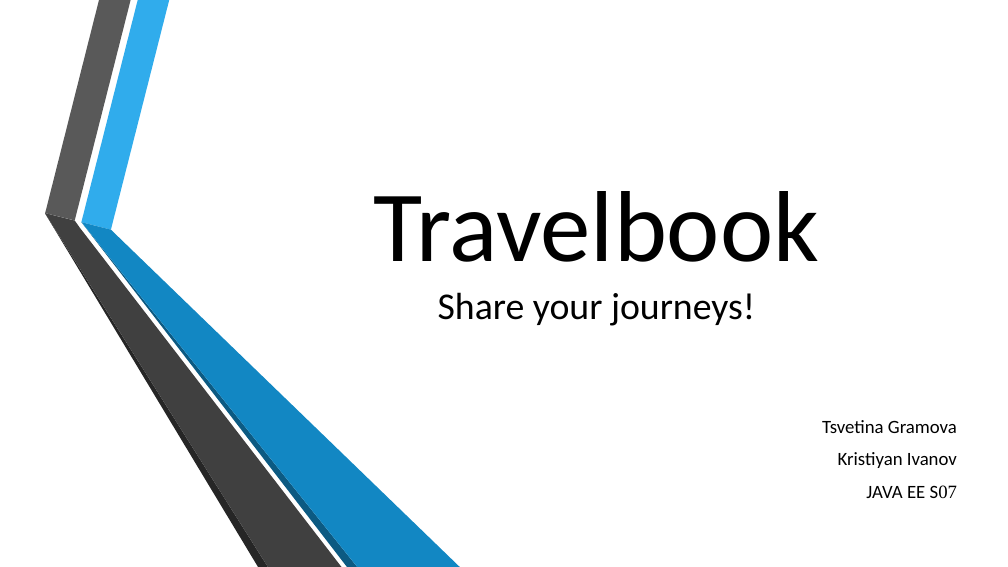
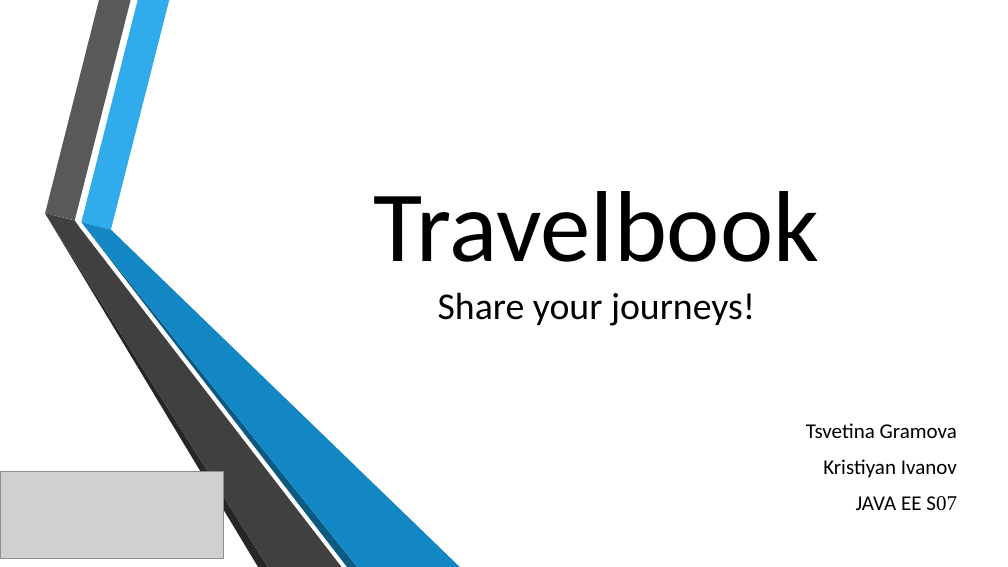
Before and after one commit to KristIvanov/FinalSpringProject, a slide deck: slide 1 of Travelbook.pptx. Drawn at 1008x567 pixels with LibreOffice and Linux fonts; fonts in the diff are those of the drawing; grey boxes stand for pictures; background and template pictures are left out. Boxes give left, top, right and bottom in pixels: in the first picture for what was removed or moved away, otherwise in the second. Text is boxed around its words. In the diff, an @@ line names an element or a change of style, - is before the commit and + after.

```diff
--- a/Travelbook.pptx
+++ b/Travelbook.pptx
@@ subtitle "Tsvetina Gramova" at [806, 423, 957, 511]: size 17.9 to 20 pt @@
@@ picture added at [0, 471, 223, 559] @@
```
Also in this commit, not shown: 6 other slides changed, 2 slides added, 10 other files.
